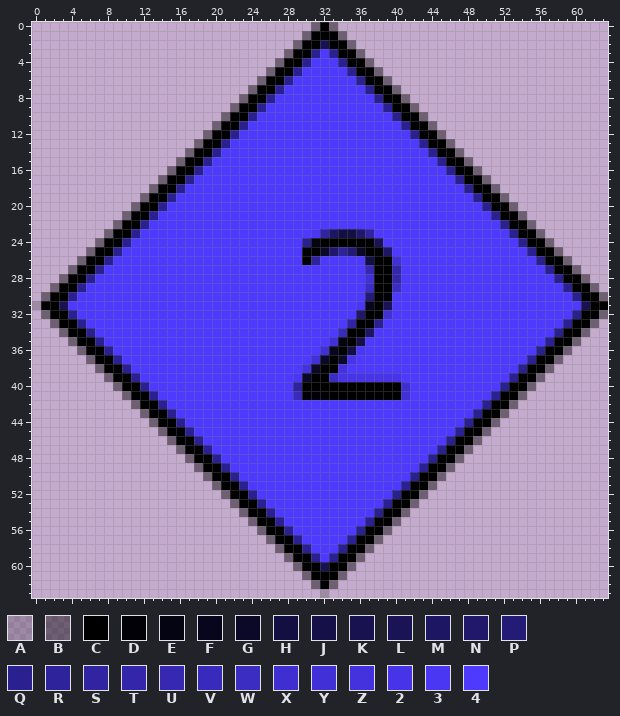
Edited in one commit: pixel-art sprite (Assets/Textures/BodyParts/bodypart_2.png). That is the earlier state.
The file is 64x64 pixels. Colours within 5 levels of each other are drawn and written as one.
Palette (. is transparent): A #00000030  B #00000070  C #000000  D #020108  E #050412  F #08061c  G #0c0928  H #140f42  J #161048  K #181250  L #1a1356  M #1d1662  N #21186c  P #241b77  Q #2b208f  R #2f239c  S #3124a2  T #3426aa  U #3628b1  V #382aba  W #3b2cc2  X #3f2fd0  Y #4130d6  Z #4332dd  2 #4734e9  3 #4a37f4  4 #4e3aff
The same view after the edit:
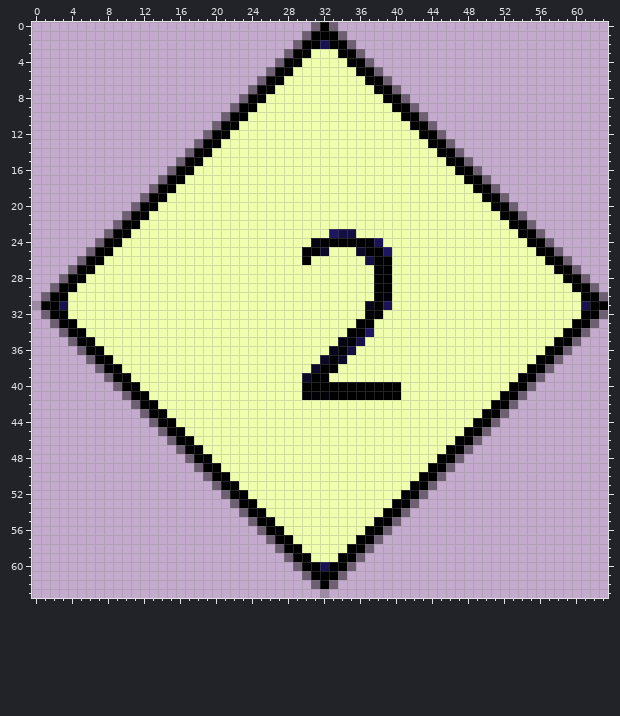
Difference:
colour 4: #4e3aff -> #f0ffad
y 3: x 31 Q -> 4; x 33 Q -> 4
y 4: x 30 Q -> 4; x 34 Q -> 4
y 5: x 29 Q -> 4; x 35 Q -> 4
y 6: x 28 Q -> 4; x 36 Q -> 4
y 7: x 27 Q -> 4; x 37 Q -> 4
y 8: x 26 Q -> 4; x 38 Q -> 4
y 9: x 25 Q -> 4; x 39 Q -> 4
y 10: x 24 Q -> 4; x 40 Q -> 4
y 11: x 23 Q -> 4; x 41 Q -> 4
y 12: x 22 Q -> 4; x 42 Q -> 4
y 13: x 21 Q -> 4; x 43 Q -> 4
y 14: x 20 Q -> 4; x 44 Q -> 4
y 15: x 19 Q -> 4; x 45 Q -> 4
y 16: x 18 Q -> 4; x 46 Q -> 4
y 17: x 17 Q -> 4; x 47 Q -> 4
y 18: x 16 Q -> 4; x 48 Q -> 4
y 19: x 15 Q -> 4; x 49 Q -> 4
y 20: x 14 Q -> 4; x 50 Q -> 4
y 21: x 13 Q -> 4; x 51 Q -> 4
y 22: x 12 Q -> 4; x 52 Q -> 4
y 23: x 11 Q -> 4; x 31..32 3S -> 44; x 36..37 NS -> 44; x 53 Q -> 4
y 24: x 10 Q -> 4; x 30 Q -> 4; x 54 Q -> 4
y 25: x 9 Q -> 4; x 33..35 NRP -> 444; x 55 Q -> 4
y 26: x 8 Q -> 4; x 31 R -> 4; x 40 Y -> 4; x 56 Q -> 4
y 27: x 7 Q -> 4; x 37 U -> 4; x 40 T -> 4; x 57 Q -> 4
y 28: x 6 Q -> 4; x 37 Y -> 4; x 40 T -> 4; x 58 Q -> 4
y 29: x 5 Q -> 4; x 37 W -> 4; x 40 W -> 4; x 59 Q -> 4
y 30: x 4 Q -> 4; x 37 P -> 4; x 60 Q -> 4
y 31: x 36 3 -> 4
y 32: x 4 Q -> 4; x 36 N -> 4; x 39 Y -> 4; x 60 Q -> 4
y 33: x 5 Q -> 4; x 35 S -> 4; x 38 Q -> 4; x 59 Q -> 4
y 34: x 6 Q -> 4; x 34 V -> 4; x 58 Q -> 4
y 35: x 7 Q -> 4; x 33 Y -> 4; x 57 Q -> 4
y 36: x 8 Q -> 4; x 32 Y -> 4; x 36 3 -> 4; x 56 Q -> 4
y 37: x 9 Q -> 4; x 31 Y -> 4; x 35 2 -> 4; x 55 Q -> 4
y 38: x 10 Q -> 4; x 30 Z -> 4; x 34 Z -> 4; x 54 Q -> 4
y 39: x 11 Q -> 4; x 29 3 -> 4; x 33..40 W2222222 -> 44444444; x 53 Q -> 4
y 40: x 12 Q -> 4; x 29 R -> 4; x 41 X -> 4; x 52 Q -> 4
y 41: x 13 Q -> 4; x 29 V -> 4; x 41 Y -> 4; x 51 Q -> 4
y 42: x 14 Q -> 4; x 50 Q -> 4
y 43: x 15 Q -> 4; x 49 Q -> 4
y 44: x 16 Q -> 4; x 48 Q -> 4
y 45: x 17 Q -> 4; x 47 Q -> 4
y 46: x 18 Q -> 4; x 46 Q -> 4
y 47: x 19 Q -> 4; x 45 Q -> 4
y 48: x 20 Q -> 4; x 44 Q -> 4
y 49: x 21 Q -> 4; x 43 Q -> 4
y 50: x 22 Q -> 4; x 42 Q -> 4
y 51: x 23 Q -> 4; x 41 Q -> 4
y 52: x 24 Q -> 4; x 40 Q -> 4
y 53: x 25 Q -> 4; x 39 Q -> 4
y 54: x 26 Q -> 4; x 38 Q -> 4
y 55: x 27 Q -> 4; x 37 Q -> 4
y 56: x 28 Q -> 4; x 36 Q -> 4
y 57: x 29 Q -> 4; x 35 Q -> 4
y 58: x 30 Q -> 4; x 34 Q -> 4
y 59: x 31 Q -> 4; x 33 Q -> 4
Boxes around the changes in both pictures, in picture pixels (x1, y1, x2, y2):
changed: (68, 49, 581, 562)
